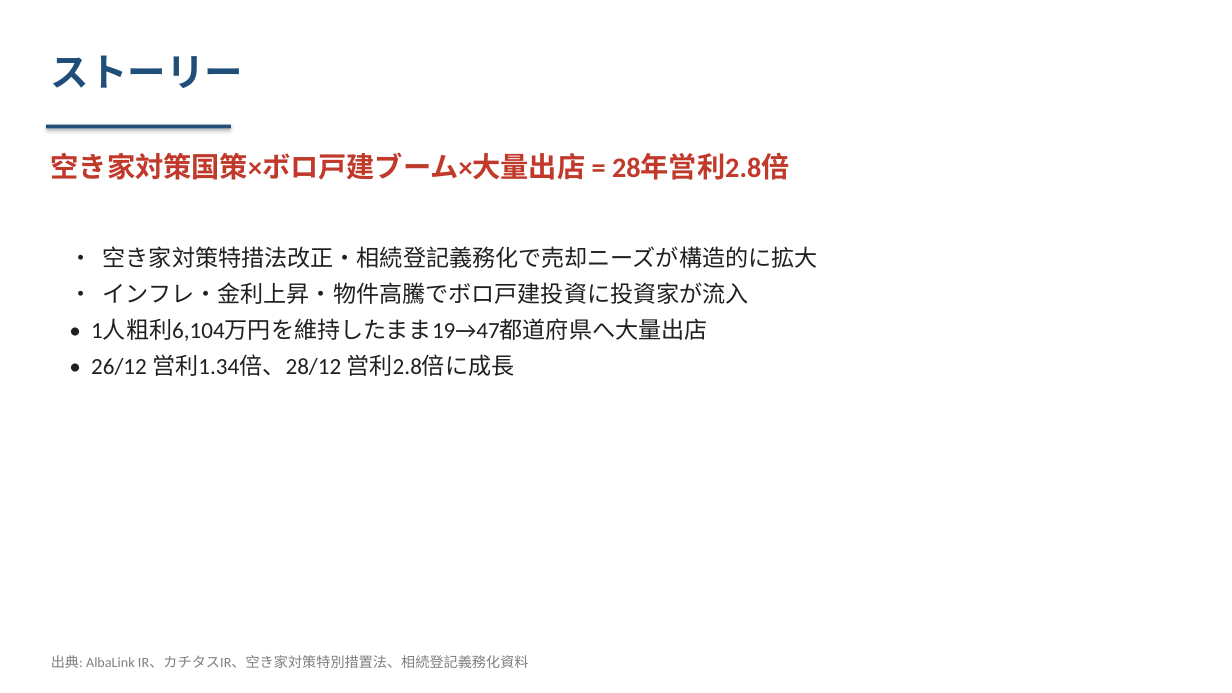
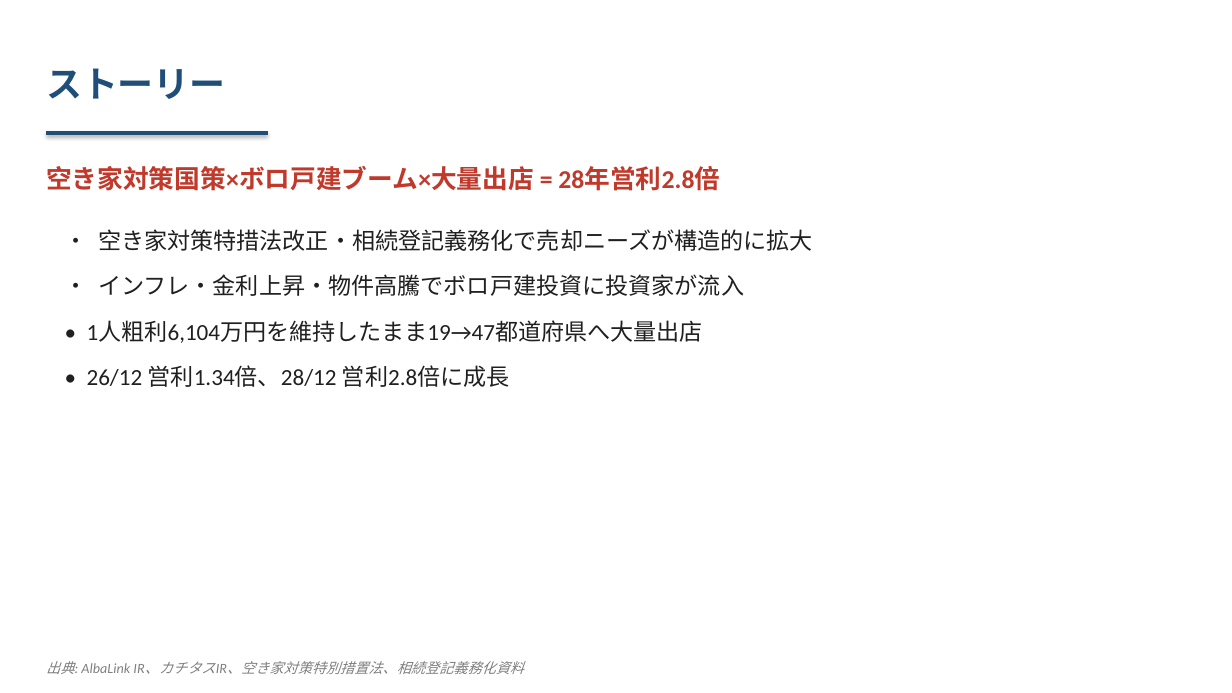
Before and after one commit to kanaeda0225/my-claude-project, a slide deck: slide 2 of outputs/5537-albalink-slides.pptx. Drawn at 1232x693 pixels with LibreOffice and Linux fonts; fonts in the diff are those of the drawing. Boxes give left, top, right and bottom in pixels: in the first picture for what was removed or moved away, otherwise in the second. Text is boxed around its words. In the diff, an @@ line names an element or a change of style, - is before the commit and + after.

```diff
--- a/outputs/5537-albalink-slides.pptx
+++ b/outputs/5537-albalink-slides.pptx
@@ text "ストーリー": place and size @@
-text "ストーリー" at box(51, 55, 243, 88)
+text "ストーリー" at box(46, 68, 225, 99)
@@ text "ストーリー" at box(46, 68, 225, 99): size 30 to 28 pt; vertical alignment top to middle @@
@@ rectangle: place and size @@
-rectangle at box(46, 125, 231, 128)
+rectangle at box(46, 131, 268, 135)
@@ text "空き家対策国策×ボロ戸建ブーム×大量出店 = 28年営利2.8倍" at box(46, 166, 720, 191): size 22 to 20 pt; vertical alignment top to middle @@
@@ text "• 空き家対策特措法改正・相続登記義務化で売却ニーズが構造的に拡大": place and size @@
-text "• 空き家対策特措法改正・相続登記義務化で売却ニーズが構造的に拡大" at box(91, 246, 818, 376)
+text "• 空き家対策特措法改正・相続登記義務化で売却ニーズが構造的に拡大" at box(87, 229, 813, 387)
@@ text "• 空き家対策特措法改正・相続登記義務化で売却ニーズが構造的に拡大" at box(87, 229, 813, 387): line spacing 1.3 to 1.35; more space between paragraphs @@
@@ text "出典: AlbaLink IR、カチタスIR、空き家対策特別措置法、相続登記義務化資料" at box(46, 661, 524, 674): italic on; vertical alignment top to middle @@
```
Also in this commit, not shown: 43 other slides changed, 5 other files.
